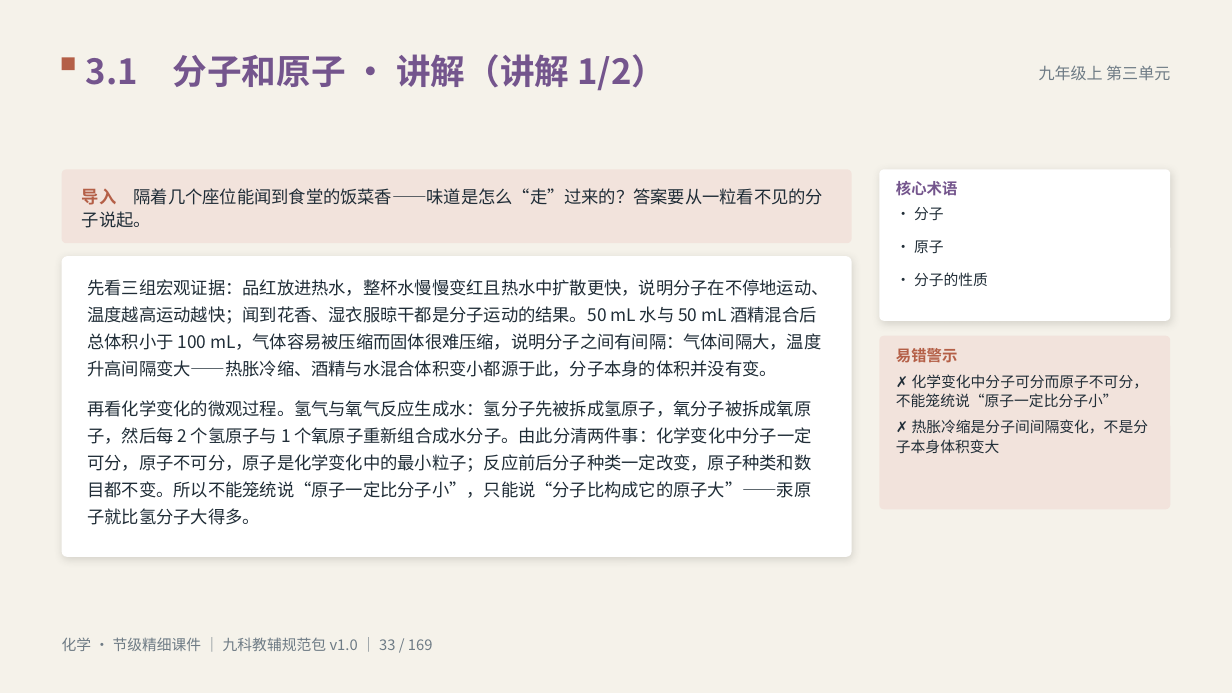
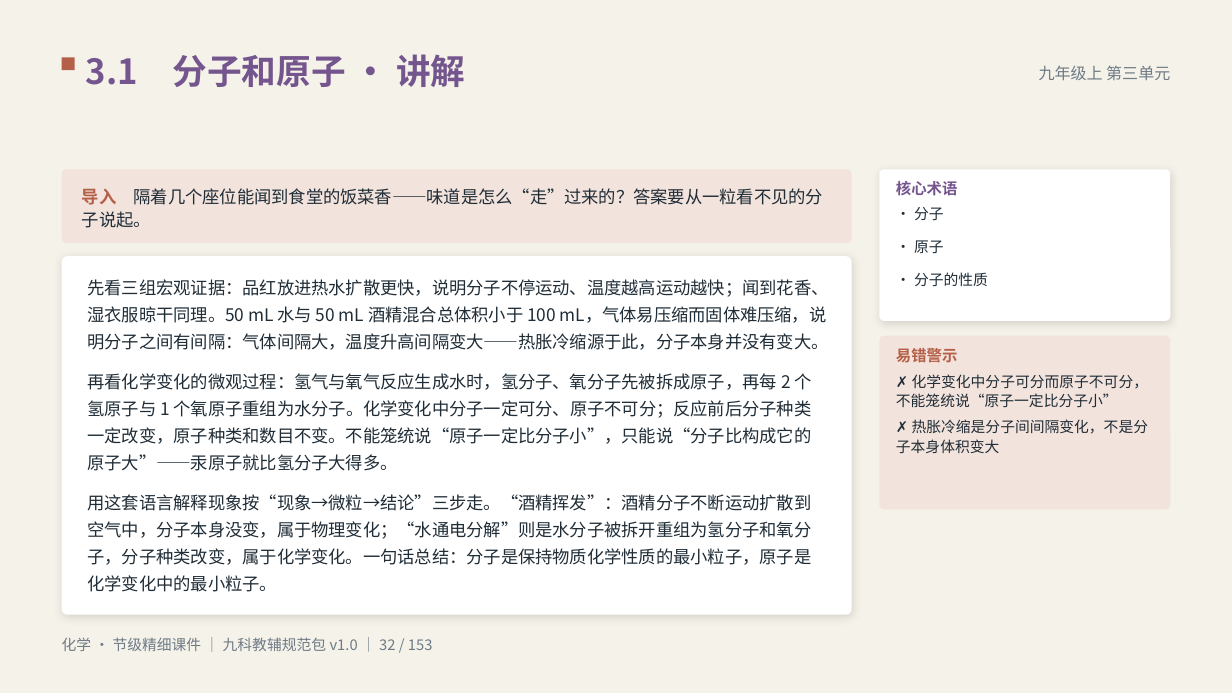
Before and after one commit to vimalinx/jiajiao-courseware, a slide deck: slide 32 of pptx/化学·节级精细讲解课件.pptx (slide 33 before the commit). Drawn at 1232x693 pixels with LibreOffice and Linux fonts; fonts in the diff are those of the drawing. Boxes give left, top, right and bottom in pixels: in the first picture for what was removed or moved away, otherwise in the second. Text is boxed around its words. In the diff, an @@ line names an element or a change of style, - is before the commit and + after.

Commit message:
节级课件深化版：九科全部变式+3段讲解（2256 页）

```diff
--- a/pptx/化学·节级精细讲解课件.pptx
+++ b/pptx/化学·节级精细讲解课件.pptx
@@ text at [86, 54, 465, 87]: text changed @@
-3.1 分子和原子 · 讲解（讲解 1/2）
+3.1 分子和原子 · 讲解
@@ rounded rectangle: place and size @@
-rounded rectangle at [62, 256, 852, 556]
+rounded rectangle at [62, 256, 852, 615]
@@ rounded rectangle at [62, 256, 852, 615]: proportions changed @@
@@ text at [87, 279, 828, 592]: text changed @@
-先看三组宏观证据：品红放进热水，整杯水慢慢变红且热水中扩散更快，说明分子在不停地运动、温度越高运动越快；闻到花香、湿衣服晾干都是分子运动的结果。50 mL 水与 50 mL 酒精混合后总体积小于 100 mL，气体容易被压缩而固体很难压缩，说明分子之间有间隔：气体间隔大，温度升高间隔变大——热胀冷缩、酒精与水混合体积变小都源于此，分子本身的体积并没有变。
-再看化学变化的微观过程。氢气与氧气反应生成水：氢分子先被拆成氢原子，氧分子被拆成氧原子，然后每 2 个氢原子与 1 个氧原子重新组合成水分子。由此分清两件事：化学变化中分子一定可分，原子不可分，原子是化学变化中的最小粒子；反应前后分子种类一定改变，原子种类和数目都不变。所以不能笼统说“原子一定比分子小”，只能说“分子比构成它的原子大”——汞原子就比氢分子大得多。
+先看三组宏观证据：品红放进热水扩散更快，说明分子不停运动、温度越高运动越快；闻到花香、湿衣服晾干同理。50 mL 水与 50 mL 酒精混合总体积小于 100 mL，气体易压缩而固体难压缩，说明分子之间有间隔：气体间隔大，温度升高间隔变大——热胀冷缩源于此，分子本身并没有变大。
+再看化学变化的微观过程：氢气与氧气反应生成水时，氢分子、氧分子先被拆成原子，再每 2 个氢原子与 1 个氧原子重组为水分子。化学变化中分子一定可分、原子不可分；反应前后分子种类一定改变，原子种类和数目不变。不能笼统说“原子一定比分子小”，只能说“分子比构成它的原子大”——汞原子就比氢分子大得多。
+用这套语言解释现象按“现象→微粒→结论”三步走。“酒精挥发”：酒精分子不断运动扩散到空气中，分子本身没变，属于物理变化；“水通电分解”则是水分子被拆开重组为氢分子和氧分子，分子种类改变，属于化学变化。一句话总结：分子是保持物质化学性质的最小粒子，原子是化学变化中的最小粒子。
@@ text at [62, 637, 433, 651]: text changed @@
-化学 · 节级精细课件 ｜ 九科教辅规范包 v1.0 ｜ 33 / 169
+化学 · 节级精细课件 ｜ 九科教辅规范包 v1.0 ｜ 32 / 153
```
Also in this commit, not shown: 139 other slides changed, 16 slides removed, 34 other files.
